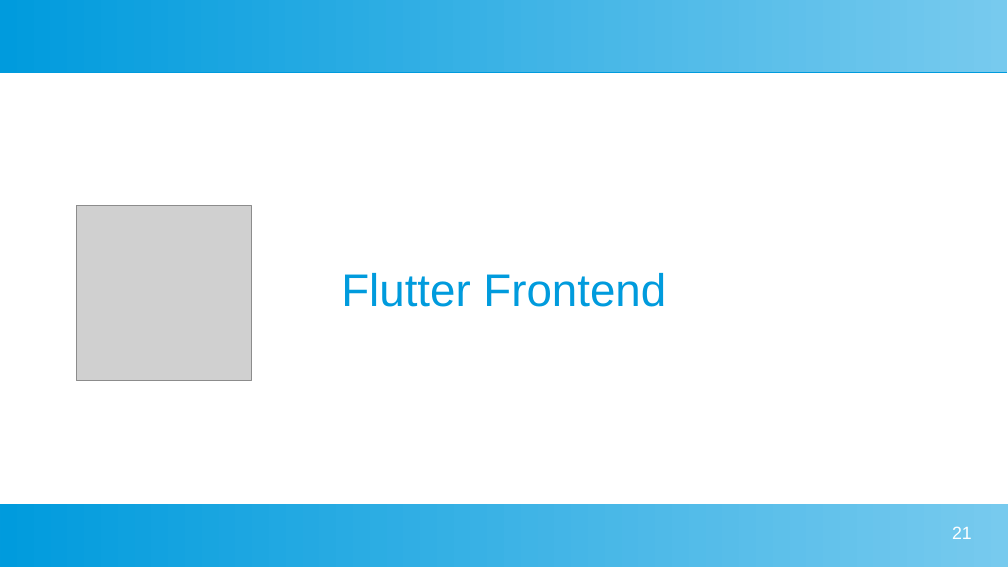
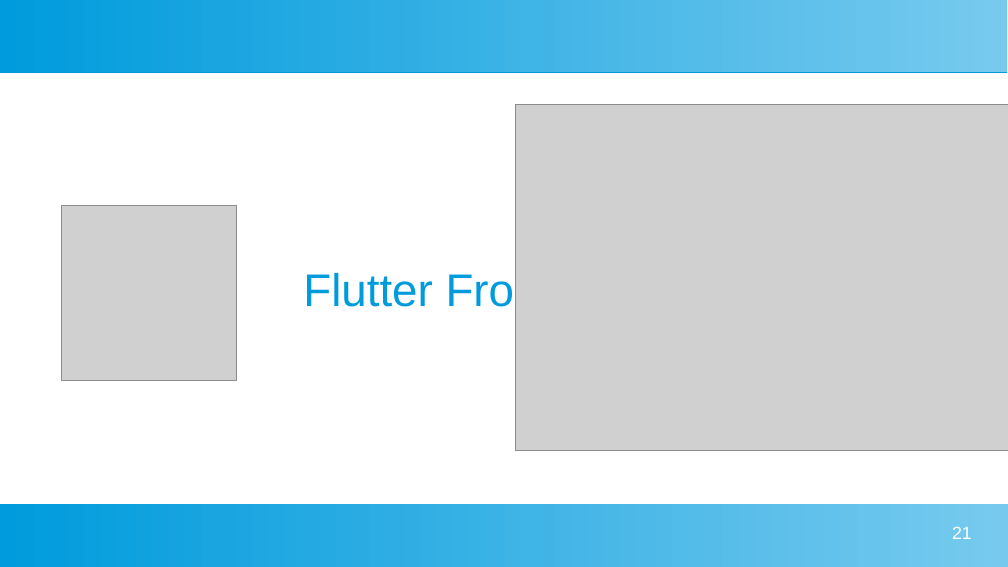
Before and after one commit to pygraz/django-flutter-example, a slide deck: slide 21 of enterPy Django meets Flutter.pptx. Drawn at 1008x567 pixels with LibreOffice and Linux fonts; fonts in the diff are those of the drawing; grey boxes stand for pictures; background and template pictures are left out. Boxes give left, top, right and bottom in pixels: in the first picture for what was removed or moved away, otherwise in the second. Text is boxed around its words. In the diff, an @@ line names an element or a change of style, - is before the commit and + after.

Commit message:
Add flutter slides and small corrections

```diff
--- a/enterPy Django meets Flutter.pptx
+++ b/enterPy Django meets Flutter.pptx
@@ subtitle "Flutter Frontend" moved from (x1=341, y1=273, x2=666, y2=307) to (x1=303, y1=270, x2=629, y2=315) @@
@@ subtitle "Flutter Frontend" at (x1=303, y1=270, x2=629, y2=315): indent changed @@
@@ picture added at (x1=516, y1=104, x2=1008, y2=451) @@
@@ picture moved from (x1=76, y1=206, x2=252, y2=381) to (x1=61, y1=206, x2=237, y2=381) @@
```
Also in this commit, not shown: 16 other slides changed, 3 slides added, 1 slide removed.
